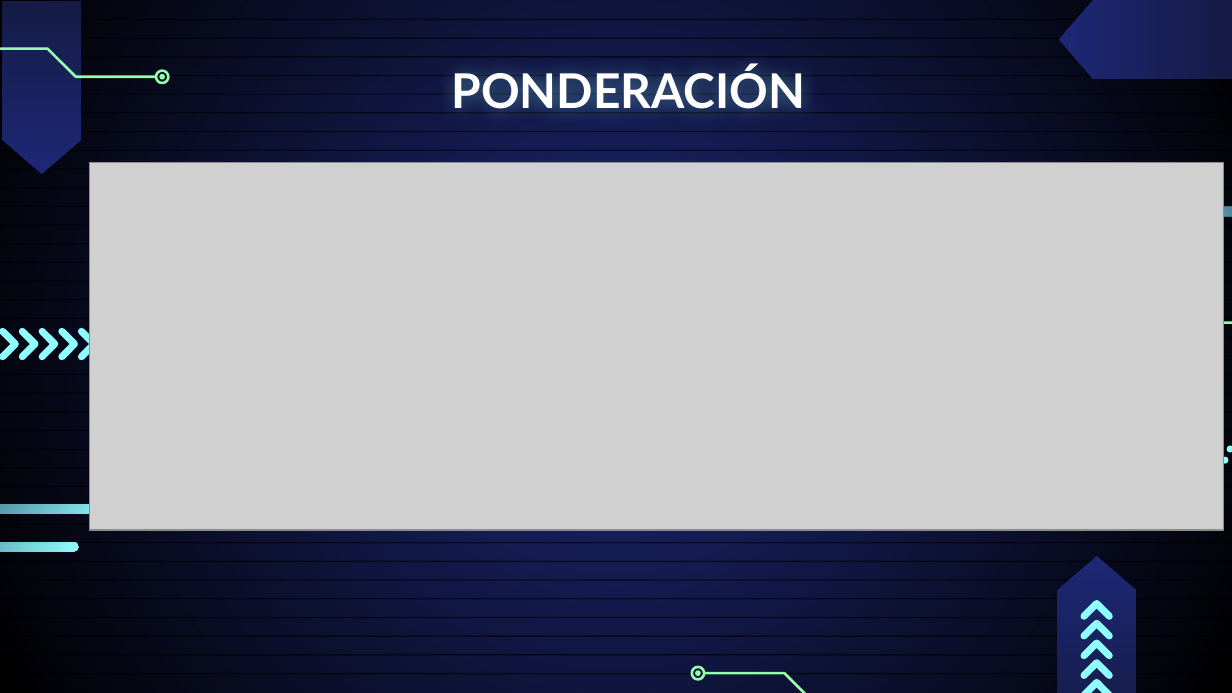
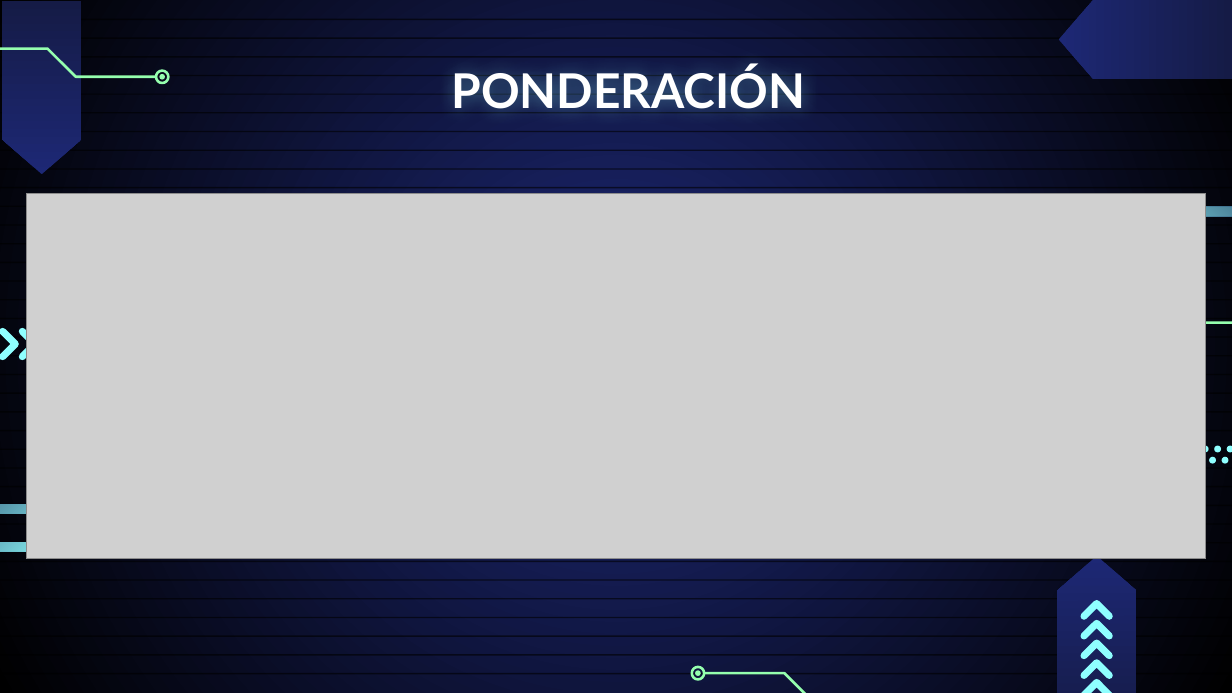
Before and after one commit to Jucer74/SoftwareArchitecture, a slide deck: slide 7 of Project/Context/CAMPUSCONNECT.Context.pptx (slide 9 before the commit). Drawn at 1232x693 pixels with LibreOffice and Linux fonts; fonts in the diff are those of the drawing; grey boxes stand for pictures. Boxes give left, top, right and bottom in pixels: in the first picture for what was removed or moved away, otherwise in the second. Text is boxed around its words. In the diff, an @@ line names an element or a change of style, - is before the commit and + after.

```diff
--- a/Project/Context/CAMPUSCONNECT.Context.pptx
+++ b/Project/Context/CAMPUSCONNECT.Context.pptx
@@ picture: place and size @@
-picture at [90, 163, 1225, 530]
+picture at [26, 193, 1205, 559]
@@ freeform shape removed at [38, 328, 59, 360] @@
@@ freeform shape removed at [58, 328, 79, 360] @@
@@ freeform shape removed at [78, 328, 99, 360] @@
@@ group added at [1196, 446, 1222, 464]: 4 ellipses @@
```
Also in this commit, not shown: 2 slides added, 3 slides removed.
